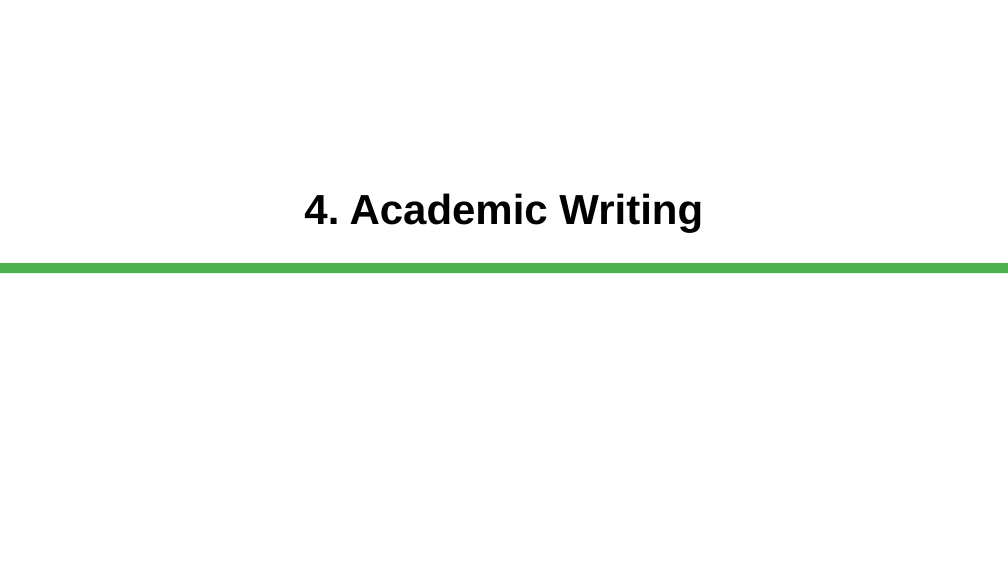
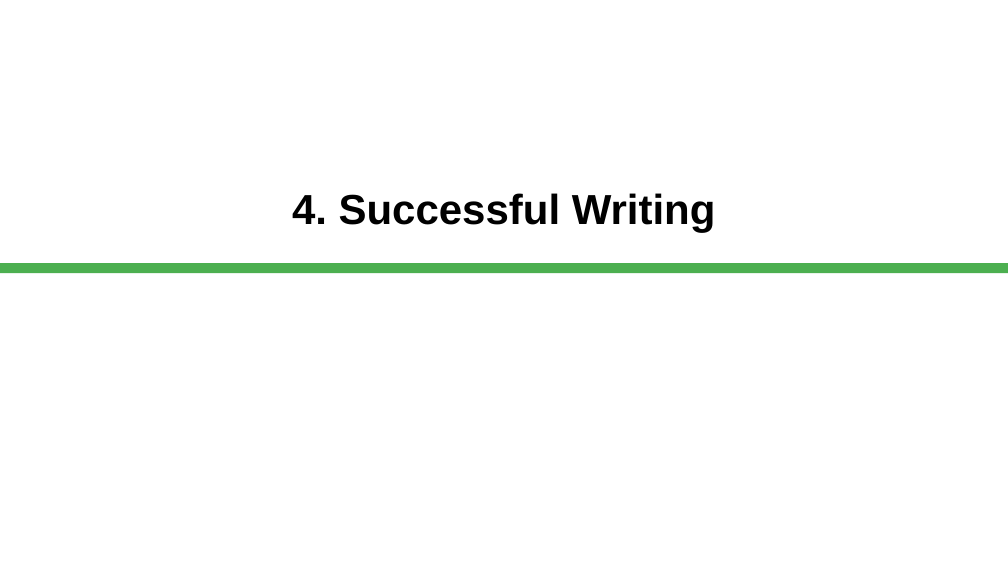
Before and after one commit to dirkriehle/nyt-course, a slide deck: slide 45 of Lecture slides/NYT E01 - Scientific Writing.pptx. Drawn at 1008x567 pixels with LibreOffice and Linux fonts; fonts in the diff are those of the drawing. Boxes give left, top, right and bottom in pixels: in the first picture for what was removed or moved away, otherwise in the second. Text is boxed around its words. In the diff, an @@ line names an element or a change of style, - is before the commit and + after.

```diff
--- a/Lecture slides/NYT E01 - Scientific Writing.pptx
+++ b/Lecture slides/NYT E01 - Scientific Writing.pptx
@@ title at <box>292,193,716,232</box>: text changed @@
-4. Academic Writing
+4. Successful Writing
```
Also in this commit, not shown: 4 other slides changed, 2 slides added, 3 other files.
